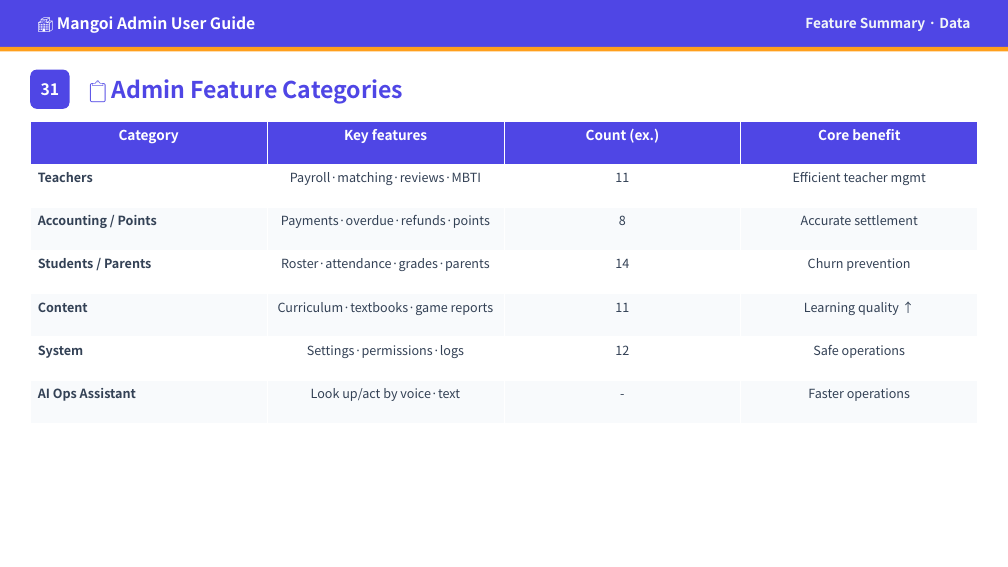
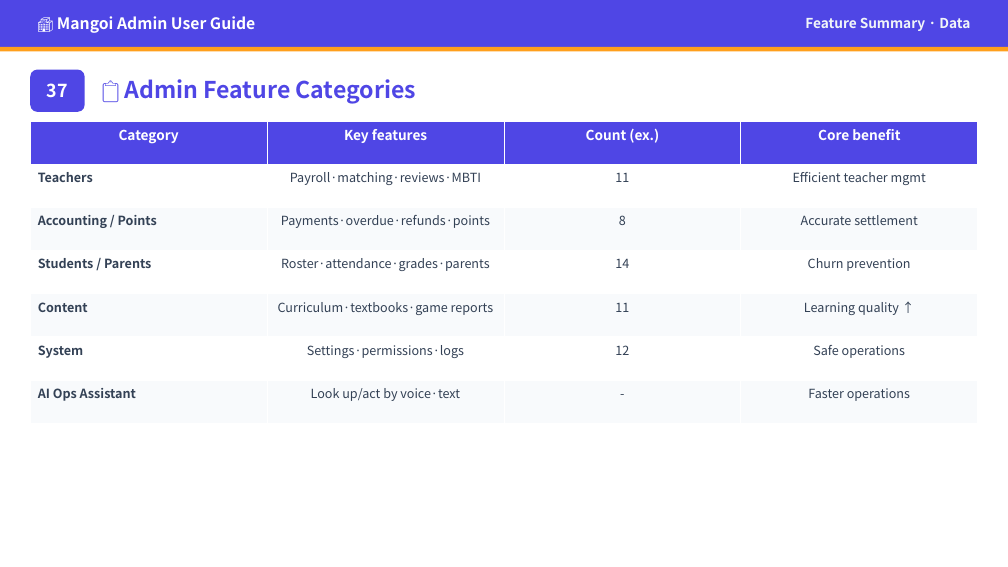
Before and after one commit to navy111p-sudo/mangoiweb, a slide deck: slide 41 of cloudflare-deploy/public/library/admin/admin-en.pptx (slide 34 before the commit). Drawn at 1008x567 pixels with LibreOffice and Linux fonts; fonts in the diff are those of the drawing. Boxes give left, top, right and bottom in pixels: in the first picture for what was removed or moved away, otherwise in the second. Text is boxed around its words. In the diff, an @@ line names an element or a change of style, - is before the commit and + after.

```diff
--- a/cloudflare-deploy/public/library/admin/admin-en.pptx
+++ b/cloudflare-deploy/public/library/admin/admin-en.pptx
@@ rounded rectangle: place and size @@
-rounded rectangle at [30,70,70,109]
+rounded rectangle at [30,70,85,112]
@@ text at [47,83,68,97]: text changed; size 15 to 17 pt @@
-31
+37
@@ text "📋 Admin Feature Categories": place and size @@
-text "📋 Admin Feature Categories" at [112,79,403,104]
+text "📋 Admin Feature Categories" at [125,79,416,104]
```
Also in this commit, not shown: 5 other slides changed, 7 slides added, 33 other files.
